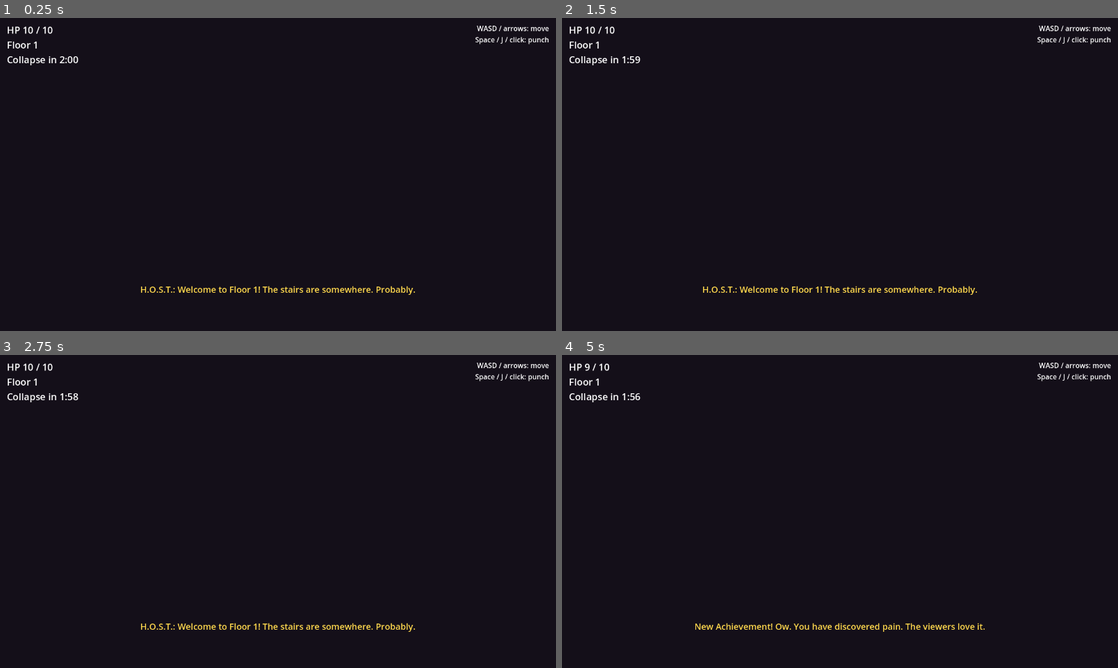
Above: before the commit, frames 1-4 (two rows, left to right).
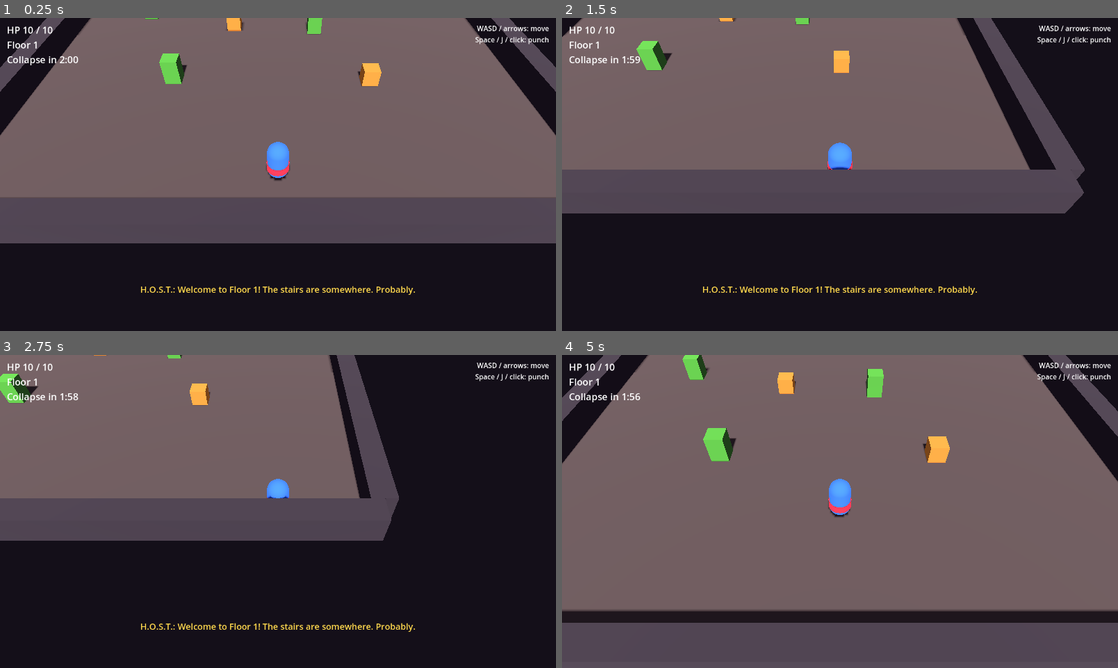
Above: after the commit, the same moments.

Repository: SinaChavoshi/dungeon-brawler-garl
Game: Godot game, scene res://scenes/main.tscn
The game is run twice, just before and just after one commit, with the same random seed, the same clock (stepped at 60 frames per second) and the same inputs.
Inputs (mouse positions are in pixels of both pictures, inside the frame that each line leads up to):
- Up to frame 1 (0.25 s): no input
- Up to frame 2 (1.5 s): tap Enter at 0.5 s; move the mouse to (962, 158) at 0.52 s; hold Right (ui_right) 0.53-1.28 s; hold R 0.53-1.28 s; click (962, 158) at 0.67 s; tap Space at 0.77 s; move the mouse to (728, 190) at 1.27 s; hold Down (ui_down) from 1.28 s (still down); tap J at 1.35 s
- Up to frame 3 (2.75 s): tap Space at 1.52, 2 s; move the mouse to (333, 442) at 2.02 s; release Down (ui_down) at 2.03 s; hold Right (ui_right) from 2.03 s (still down); hold R from 2.03 s (still down)
- Up to frame 4 (5 s): move the mouse to (812, 574) at 2.77 s; release Right (ui_right) at 2.78 s; release R at 2.78 s; hold Up (ui_up) 2.78-3.53 s; tap J at 2.85, 4.35 s; click (812, 574) at 2.92 s; tap Space at 3.02, 3.77, 4.52 s; move the mouse to (1006, 558) at 3.52 s; hold R 3.53-4.28 s; hold Left (ui_left) from 3.53 s (still down); move the mouse to (673, 464) at 4.27 s

The runs differ from the first frame. In frame 1, 67% of the frame differs, in the area x 0-100%, y 0-72%; in frame 2, 52%; in frame 3, 40%; in frame 4, 92%, in the area x 0-100%, y 0-100%.

Commit message:
Fix camera and sun pointing at the sky; make goblins a bit less aggressive
The tscn Transform3D basis is row-major, so the -50 degree pitch was written
as +50. Camera looked up into the void and the sun lit nothing.

Co-Authored-By: Claude Opus 5.5 <noreply@anthropic.com>
Claude-Session: https://claude.ai/code/session_01Fh5d7n6aM8ajh1Uc5q6ipS

Diff:
--- a/scenes/main.tscn
+++ b/scenes/main.tscn
@@ -18,7 +18,7 @@
 environment = SubResource("Env_main")
 
 [node name="Sun" type="DirectionalLight3D" parent="."]
-transform = Transform3D(1, 0, 0, 0, 0.642788, -0.766044, 0, 0.766044, 0.642788, 0, 10, 0)
+transform = Transform3D(1, 0, 0, 0, 0.642788, 0.766044, 0, -0.766044, 0.642788, 0, 10, 0)
 shadow_enabled = true
 
 [node name="Player" parent="." instance=ExtResource("2_player")]
--- a/scenes/player.tscn
+++ b/scenes/player.tscn
@@ -41,5 +41,5 @@
 surface_material_override/0 = SubResource("Mat_boxers")
 
 [node name="Camera" type="Camera3D" parent="."]
-transform = Transform3D(1, 0, 0, 0, 0.642788, -0.766044, 0, 0.766044, 0.642788, 0, 10, 8.4)
+transform = Transform3D(1, 0, 0, 0, 0.642788, 0.766044, 0, -0.766044, 0.642788, 0, 10, 8.4)
 fov = 50.0
--- a/scripts/enemy.gd
+++ b/scripts/enemy.gd
@@ -7,10 +7,10 @@
 
 @export var max_health: int = 3
 @export var move_speed: float = 3.0
-@export var aggro_range: float = 9.0
+@export var aggro_range: float = 7.0
 @export var attack_range: float = 1.3
 @export var attack_damage: int = 1
-@export var attack_cooldown: float = 1.0
+@export var attack_cooldown: float = 1.2
 
 var target: Player
 var health: int
